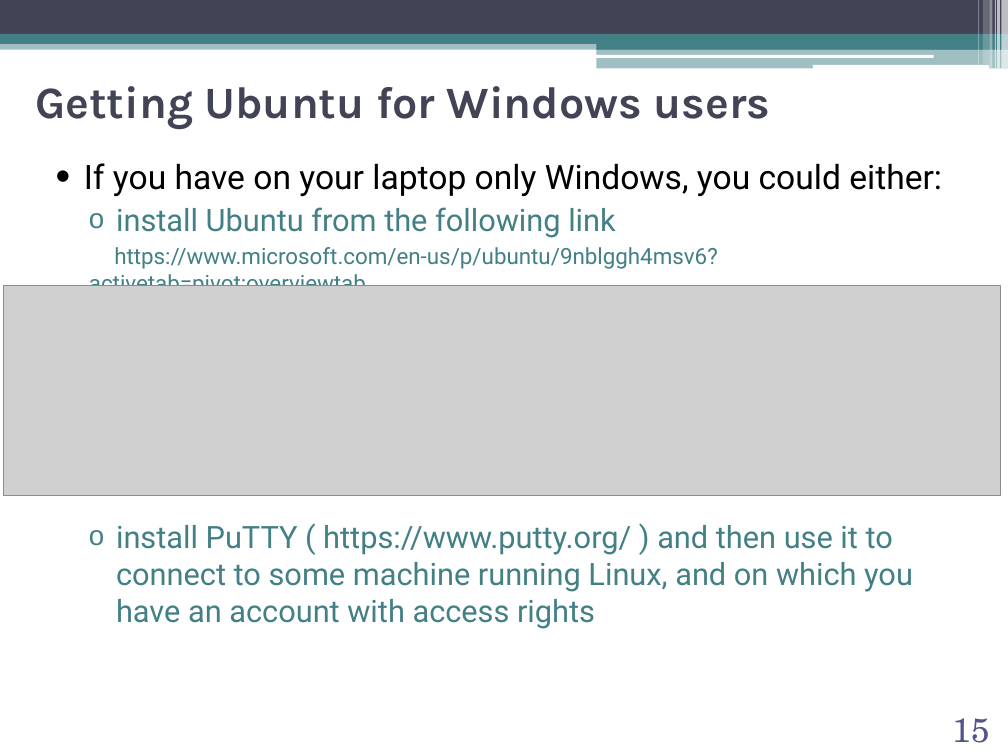
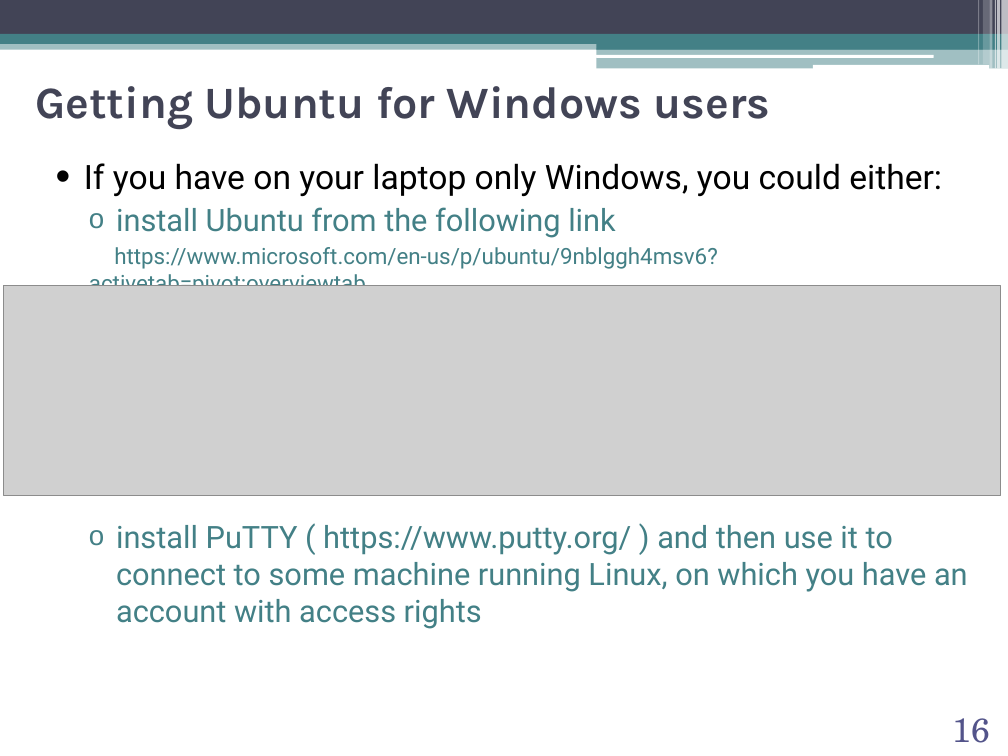
Before and after one commit to abilandz/PH8124, a slide deck: slide 16 of Lecture_1/ABilandzic_PH8124_SS2020_0c.pptx (slide 15 before the commit). Drawn at 1008x756 pixels with LibreOffice and Linux fonts; fonts in the diff are those of the drawing; grey boxes stand for pictures; background and template pictures are left out. Boxes give left, top, right and bottom in pixels: in the first picture for what was removed or moved away, otherwise in the second. Text is boxed around its words. In the diff, an @@ line names an element or a change of style, - is before the commit and + after.

```diff
--- a/Lecture_1/ABilandzic_PH8124_SS2020_0c.pptx
+++ b/Lecture_1/ABilandzic_PH8124_SS2020_0c.pptx
@@ text at (116, 525, 968, 629): text changed @@
-  o install PuTTY ( https://www.putty.org/ ) and then use it to connect to some machine running Linux, and on which you have an account with access rights
+  o install PuTTY ( https://www.putty.org/ ) and then use it to connect to some machine running Linux, on which you have an account with access rights
@@ page number at (952, 718, 989, 743): text changed @@
-15
+16
```
Also in this commit, not shown: 1 other slide changed, 1 slide added, 2 other files.
